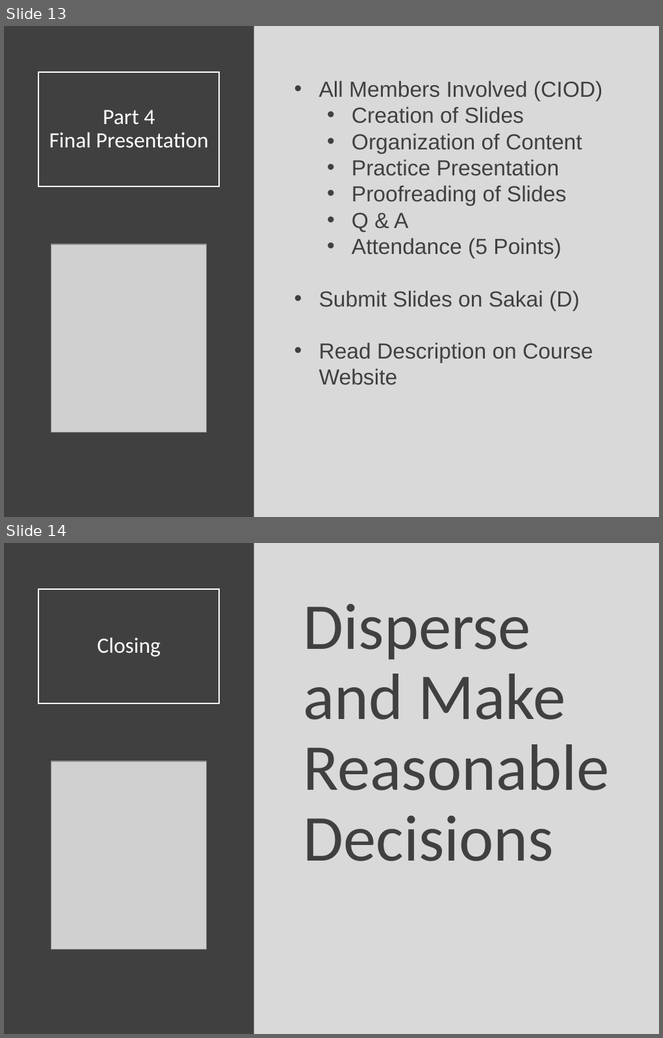
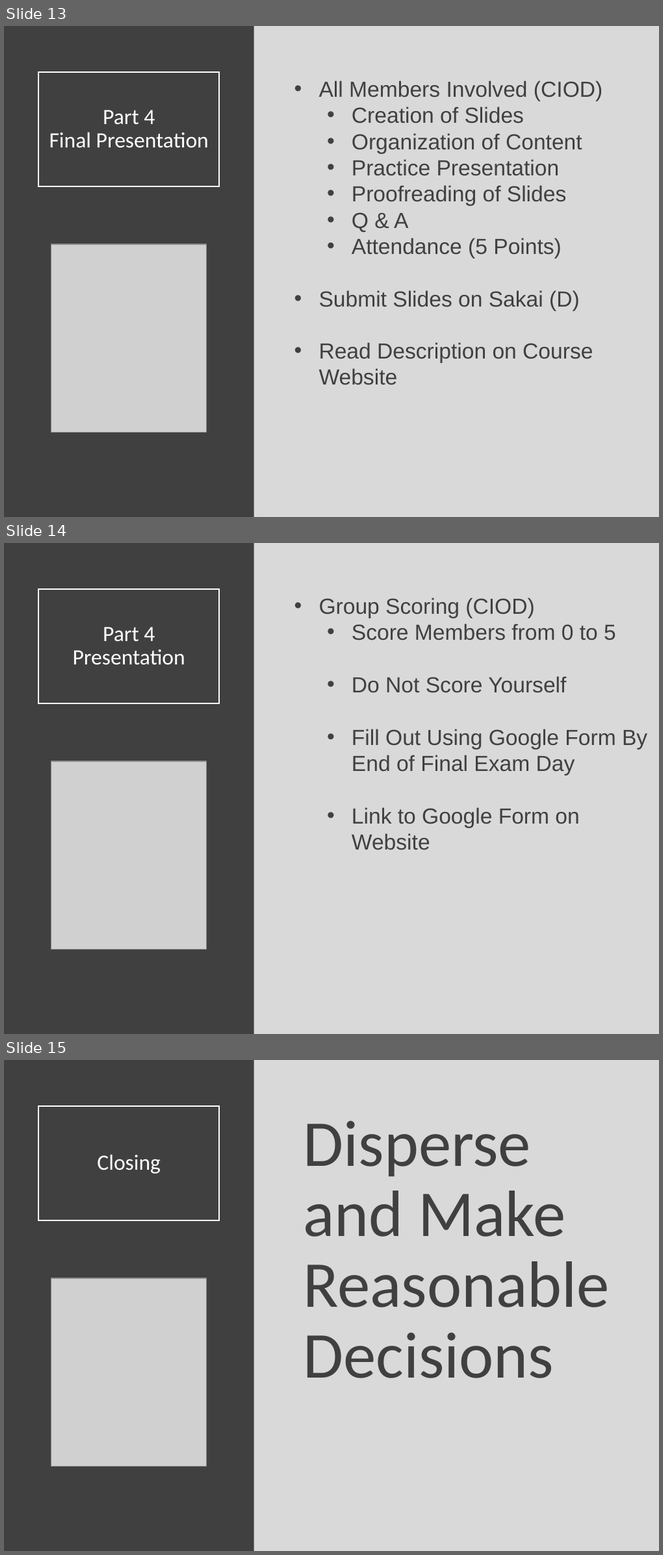
Before and after one commit to SuperMarioGiacomazzo/STOR320_WEBSITE, a slide deck: Lecture/Final Project 2/Final_Project_2_Lecture.pptx. Shown one above the other, each under a label of ours: slides 13 and 14 before the commit, slides 13, 14 and 15 after it. The pictures are 663x1038 and 663x1555 pixels, drawn with LibreOffice and Linux fonts; fonts in the diff are those of the drawing; grey boxes stand for pictures. Boxes give left, top, right and bottom in pixels: in the first picture for what was removed or moved away, otherwise in the second. Text is boxed around its words. In the diff, an @@ line names an element or a change of style, - is before the commit and + after.

```diff
--- a/Lecture/Final Project 2/Final_Project_2_Lecture.pptx
+++ b/Lecture/Final Project 2/Final_Project_2_Lecture.pptx
@@ slide 14 added at box(4, 543, 659, 1034), background #D9D9D9 @@
@@ rectangle added at box(4, 543, 254, 1034), fill #404040 @@
@@ title added at box(38, 589, 220, 704), outline #FFFFFF 1.5 pt, 24 pt, text #FFFFFF @@
+Part 4
+Presentation
@@ text added at box(319, 598, 648, 850), 24 pt, text #404040 @@
+• Group Scoring (CIOD)
+  • Score Members from 0 to 5
+  • Do Not Score Yourself
+  • Fill Out Using Google Form By End of Final Exam Day
+  • Link to Google Form on Website
@@ picture added at box(51, 761, 206, 949) @@
@@ what was slide 14 is now slide 15 @@
```
Also in this commit, not shown: 6 slides changed, 3 other files.
